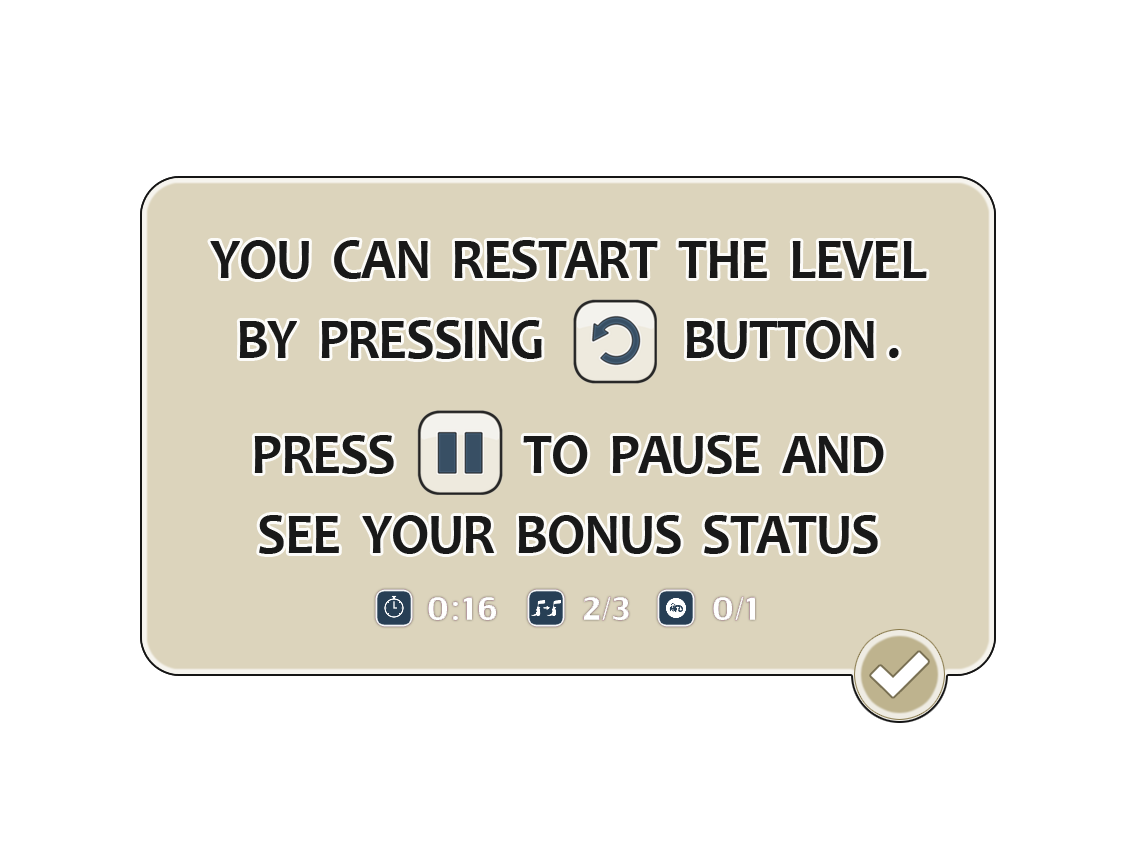
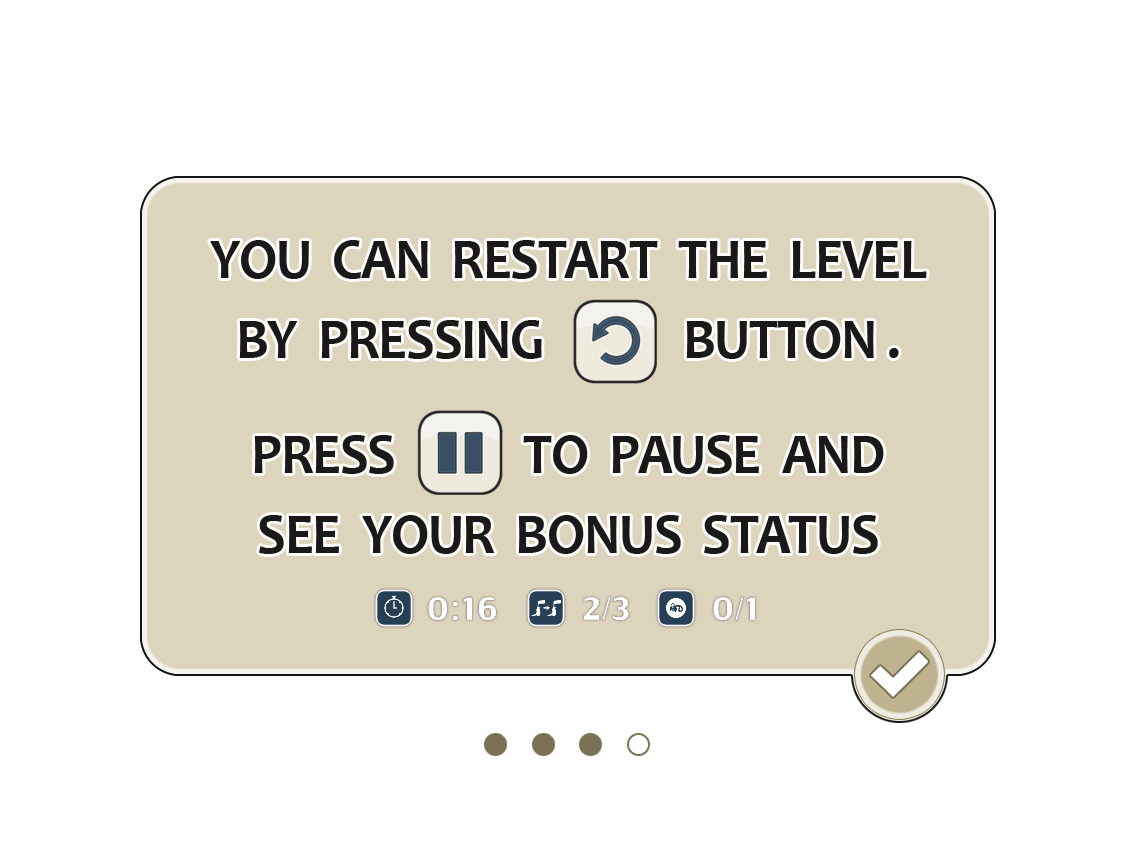
Before/after of a 1136x852 layered artwork. What changed in the layer stack:
added group "bolas" with 4 layers above "status" over [484, 733, 650, 756]
added layer "bola 4" in group "bolas" over [627, 733, 650, 756]
added layer "bola 3" in group "bolas" over [579, 733, 602, 756]
added layer "bola 2" in group "bolas" over [532, 733, 555, 756]
added layer "bola 1" in group "bolas" over [484, 733, 507, 756]
